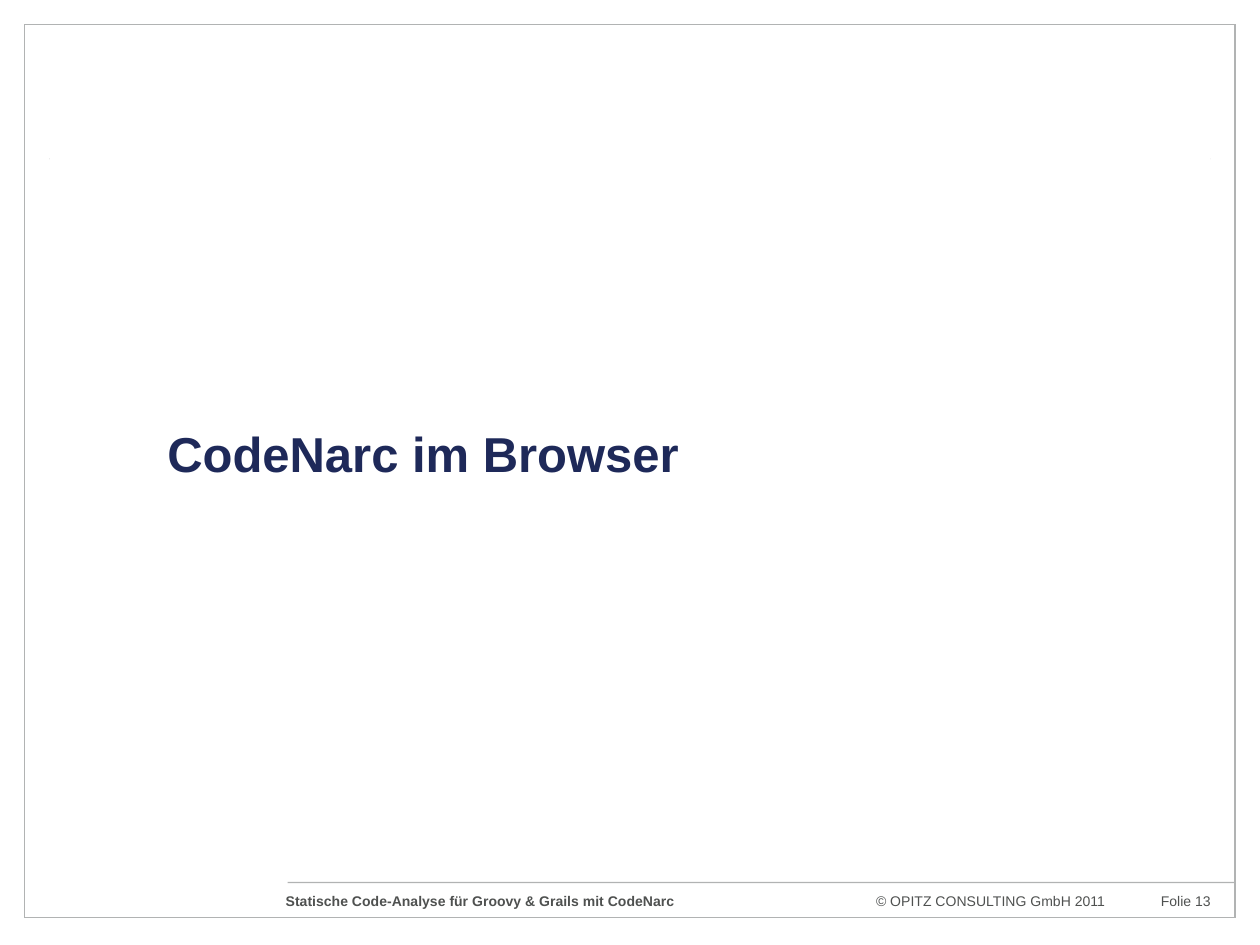
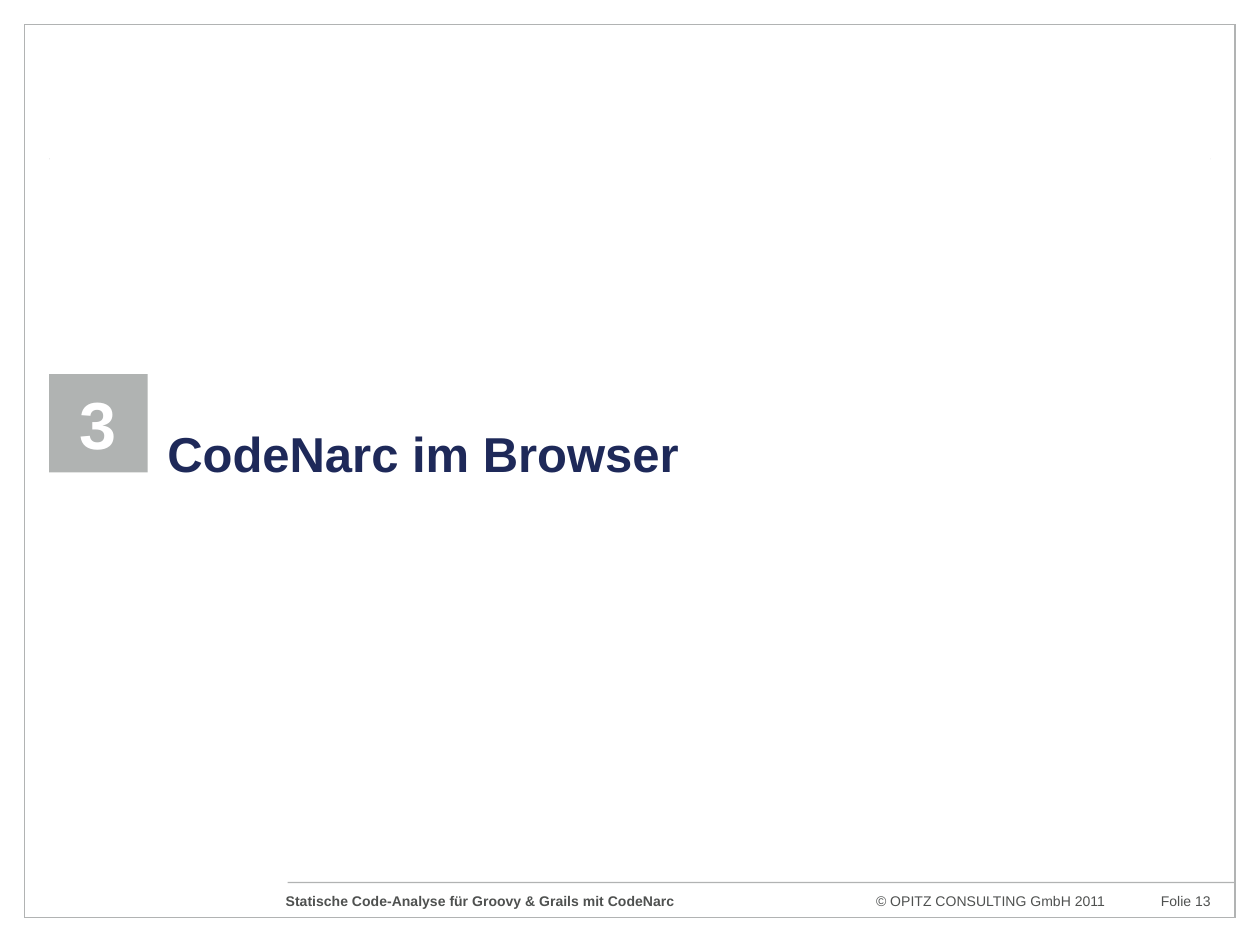
Before and after one commit to codescape/presentations, a slide deck: slide 13 of statische-code-analyse-mit-codenarc/codenarc-gearconf-2011.pptx. Drawn at 1260x945 pixels with LibreOffice and Linux fonts; fonts in the diff are those of the drawing; background and template pictures are left out. Boxes give left, top, right and bottom in pixels: in the first picture for what was removed or moved away, otherwise in the second. Text is boxed around its words. In the diff, an @@ line names an element or a change of style, - is before the commit and + after.

```diff
--- a/statische-code-analyse-mit-codenarc/codenarc-gearconf-2011.pptx
+++ b/statische-code-analyse-mit-codenarc/codenarc-gearconf-2011.pptx
@@ text added at (49, 374, 147, 472), fill #B0B3B2, 38 pt, text #FFFFFF, bold @@
+3
```
Also in this commit, not shown: 8 other slides changed, 2 other files.
